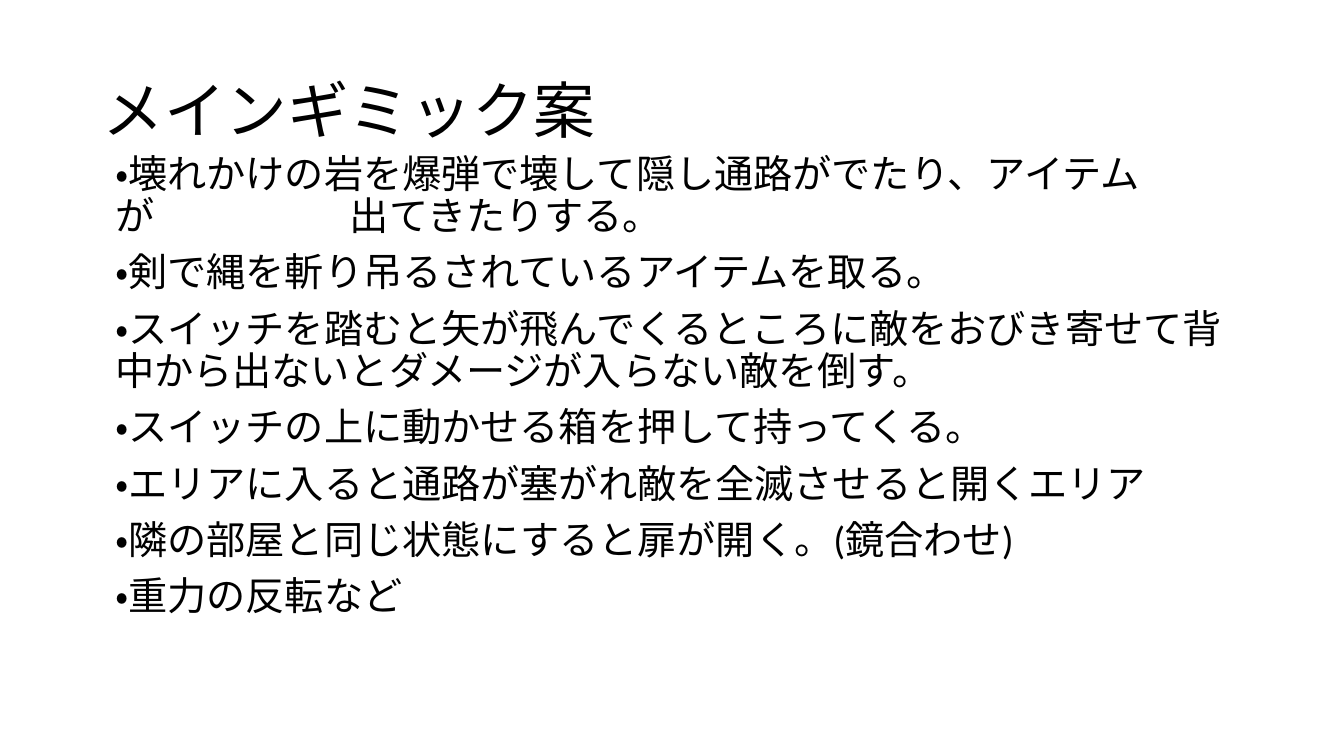
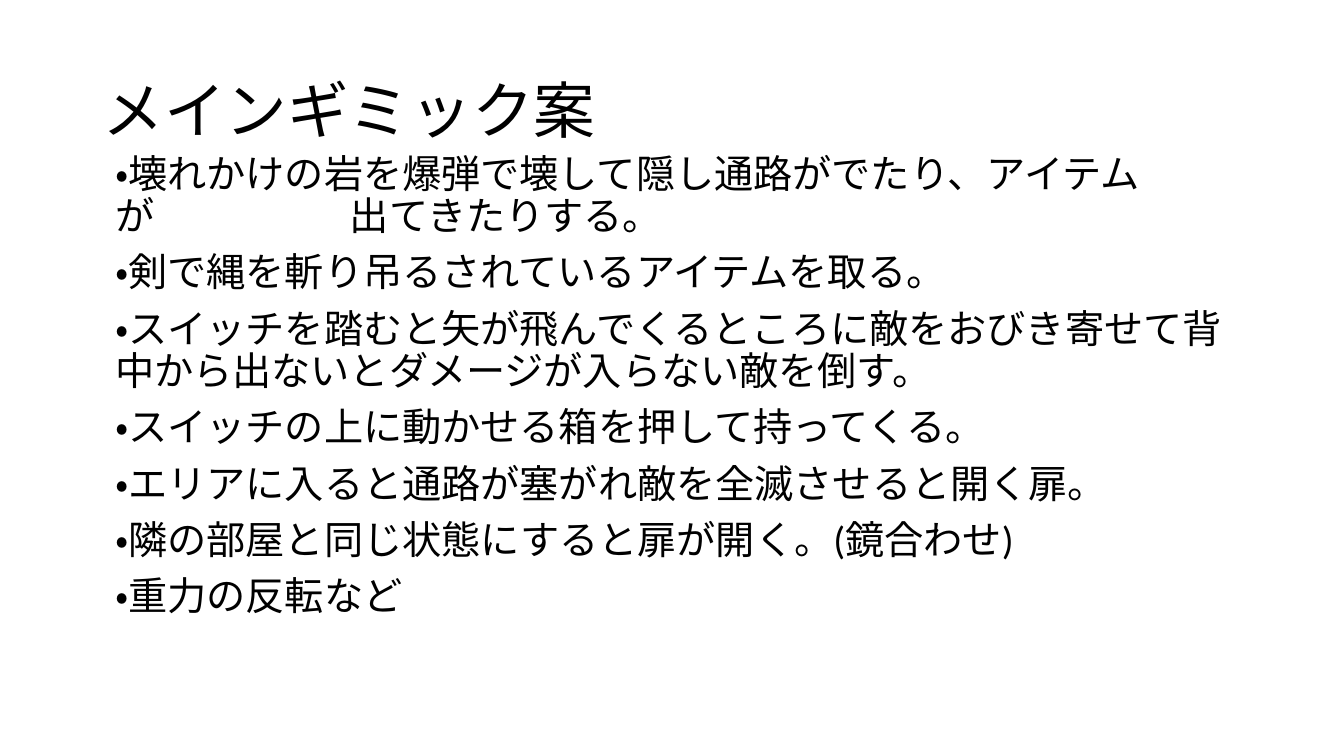
Before and after one commit to 2023Game/07Nakamoto, a slide deck: slide 11 of 3年後期/企画/ゲーム企画書4_提出 .pptx. Drawn at 1344x756 pixels with LibreOffice and Linux fonts; fonts in the diff are those of the drawing. Boxes give left, top, right and bottom in pixels: in the first picture for what was removed or moved away, otherwise in the second. Text is boxed around its words. In the diff, an @@ line names an element or a change of style, - is before the commit and + after.

```diff
--- a/3年後期/企画/ゲーム企画書4_提出 .pptx
+++ b/3年後期/企画/ゲーム企画書4_提出 .pptx
@@ text at box(115, 465, 1107, 502): text changed @@
-・エリアに入ると通路が塞がれ敵を全滅させると開くエリア
+・エリアに入ると通路が塞がれ敵を全滅させると開く扉。
```
Also in this commit, not shown: 7 other files.
